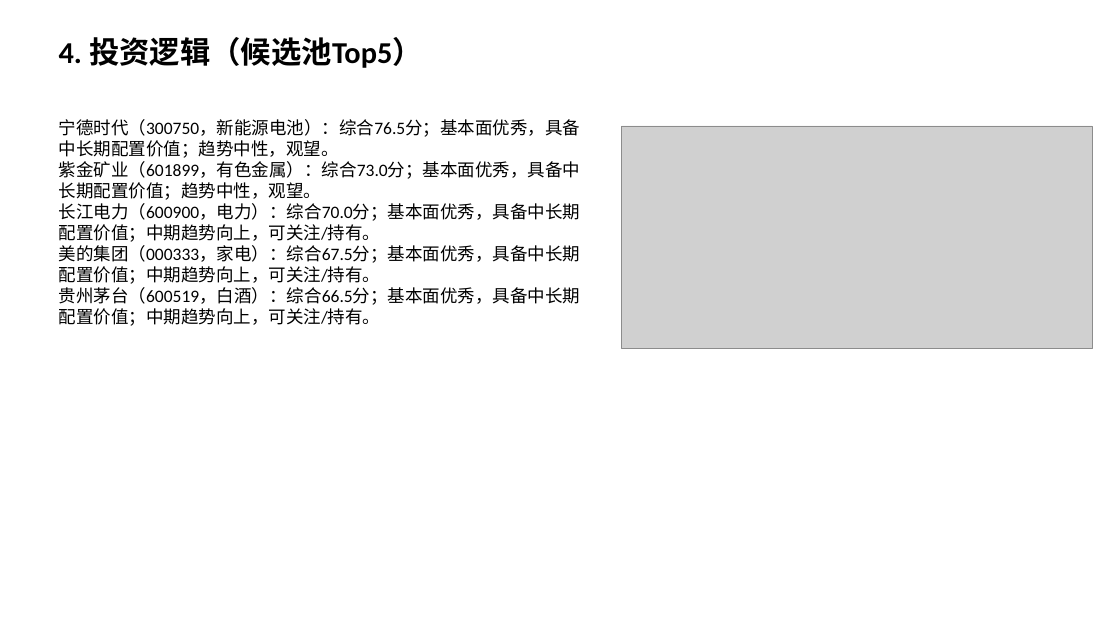
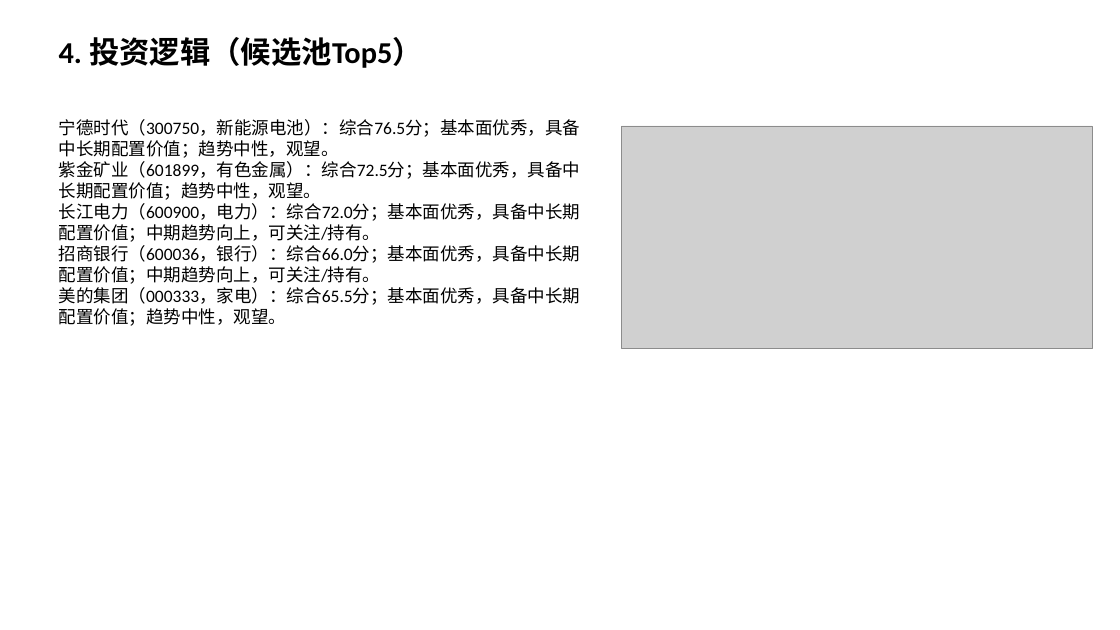
Before and after one commit to Albertdev12/pbl-workflow, a slide deck: slide 5 of outputs/12_中期路演.pptx. Drawn at 1120x630 pixels with LibreOffice and Linux fonts; fonts in the diff are those of the drawing; grey boxes stand for pictures. Boxes give left, top, right and bottom in pixels: in the first picture for what was removed or moved away, otherwise in the second. Text is boxed around its words. In the diff, an @@ line names an element or a change of style, - is before the commit and + after.

```diff
--- a/outputs/12_中期路演.pptx
+++ b/outputs/12_中期路演.pptx
@@ text at [59,161,581,326]: text changed @@
-紫金矿业（601899，有色金属）：综合73.0分；基本面优秀，具备中长期配置价值；趋势中性，观望。
-长江电力（600900，电力）：综合70.0分；基本面优秀，具备中长期配置价值；中期趋势向上，可关注/持有。
-美的集团（000333，家电）：综合67.5分；基本面优秀，具备中长期配置价值；中期趋势向上，可关注/持有。
-贵州茅台（600519，白酒）：综合66.5分；基本面优秀，具备中长期配置价值；中期趋势向上，可关注/持有。
+紫金矿业（601899，有色金属）：综合72.5分；基本面优秀，具备中长期配置价值；趋势中性，观望。
+长江电力（600900，电力）：综合72.0分；基本面优秀，具备中长期配置价值；中期趋势向上，可关注/持有。
+招商银行（600036，银行）：综合66.0分；基本面优秀，具备中长期配置价值；中期趋势向上，可关注/持有。
+美的集团（000333，家电）：综合65.5分；基本面优秀，具备中长期配置价值；趋势中性，观望。
```
Also in this commit, not shown: 3 other slides changed, 54 other files.
